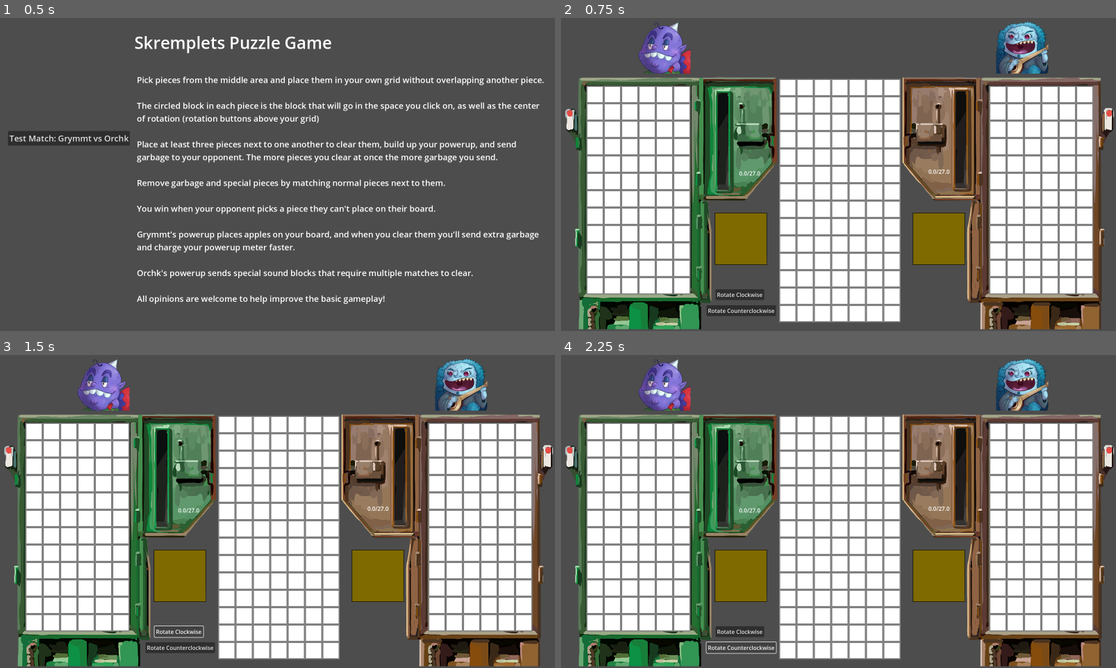
Above: before the commit, frames 1-4 (two rows, left to right).
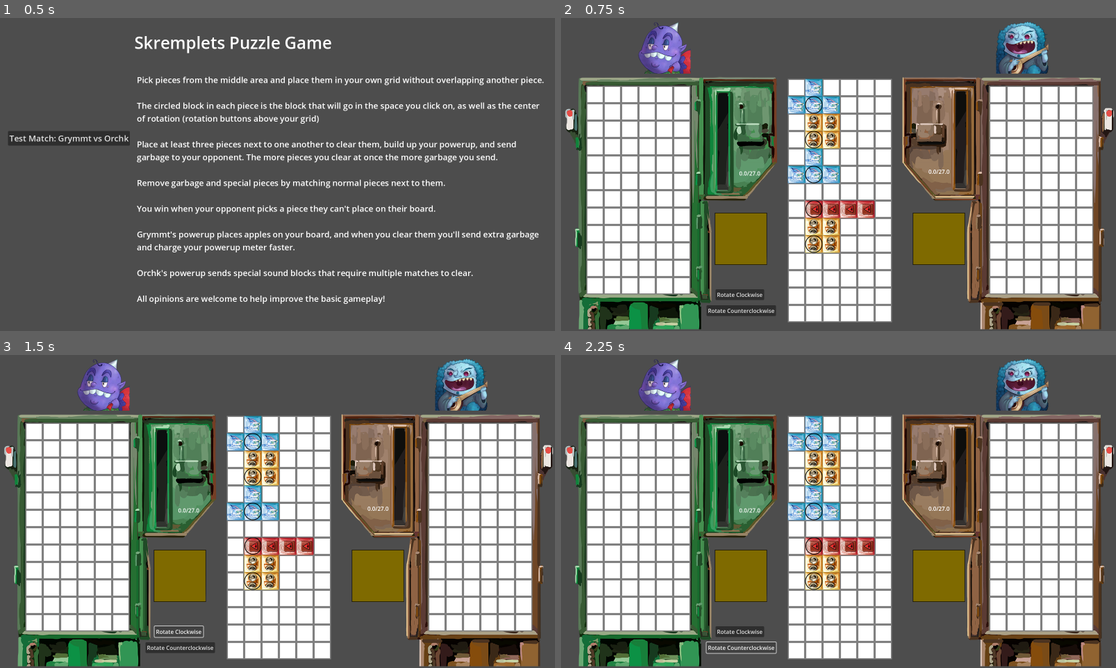
Above: after the commit, the same moments.

Repository: VincentBorchardt/Skremplets-Puzzle-Game-RPJ-2025
Game: Godot game, scene res://scenes/title_screen.tscn
The game is run twice, just before and just after one commit, with the same random seed, the same clock (stepped at 60 frames per second) and the same inputs.
Inputs:
- Up to frame 1 (0.5 s): no input
- Up to frame 2 (0.75 s): click "Test Match: Grymmt vs Orchk" at 0.5 s
- Up to frame 3 (1.5 s): click "Rotate Clockwise" at 1.25 s
- Up to frame 4 (2.25 s): click "Rotate Counterclockwise" at 2 s

Frame 1 is identical in both runs. In frame 2, 8.6% of the frame differs, in the area x 39-62%, y 19-98%; in frame 3, 8.6%; in frame 4, 8.6%.

Commit message:
new Neutral Grid (re)populates
This is just a naive translation of my old population code to get it working again, a full rebuild of the function is coming

Diff:
--- a/scenes/neutral_grid_vertical.tscn
+++ b/scenes/neutral_grid_vertical.tscn
@@ -5,6 +5,9 @@
 
 [node name="NeutralGridVertical" type="Node2D"]
 script = ExtResource("1_2lrjh")
+grid_x = 6
+grid_y = 14
+grid_owner = 2
 metadata/_custom_type_script = "uid://2hhfcg1ksay3"
 
 [node name="Background" type="Sprite2D" parent="."]
@@ -42,463 +45,393 @@
 space_owner = 2
 
 [node name="GridSpace7" parent="Spaces" instance=ExtResource("2_cdg8c")]
-position = Vector2(300, 0)
-location = Vector2i(6, 0)
-space_owner = 2
-
-[node name="GridSpace8" parent="Spaces" instance=ExtResource("2_cdg8c")]
 position = Vector2(0, 50)
 location = Vector2i(0, 1)
 space_owner = 2
 
-[node name="GridSpace9" parent="Spaces" instance=ExtResource("2_cdg8c")]
+[node name="GridSpace8" parent="Spaces" instance=ExtResource("2_cdg8c")]
 position = Vector2(50, 50)
 location = Vector2i(1, 1)
 space_owner = 2
 
-[node name="GridSpace10" parent="Spaces" instance=ExtResource("2_cdg8c")]
+[node name="GridSpace9" parent="Spaces" instance=ExtResource("2_cdg8c")]
 position = Vector2(100, 50)
 location = Vector2i(2, 1)
 space_owner = 2
 
-[node name="GridSpace11" parent="Spaces" instance=ExtResource("2_cdg8c")]
+[node name="GridSpace10" parent="Spaces" instance=ExtResource("2_cdg8c")]
 position = Vector2(150, 50)
 location = Vector2i(3, 1)
 space_owner = 2
 
-[node name="GridSpace12" parent="Spaces" instance=ExtResource("2_cdg8c")]
+[node name="GridSpace11" parent="Spaces" instance=ExtResource("2_cdg8c")]
 position = Vector2(200, 50)
 location = Vector2i(4, 1)
 space_owner = 2
 
-[node name="GridSpace13" parent="Spaces" instance=ExtResource("2_cdg8c")]
+[node name="GridSpace12" parent="Spaces" instance=ExtResource("2_cdg8c")]
 position = Vector2(250, 50)
 location = Vector2i(5, 1)
 space_owner = 2
 
-[node name="GridSpace14" parent="Spaces" instance=ExtResource("2_cdg8c")]
-position = Vector2(300, 50)
-location = Vector2i(6, 1)
-space_owner = 2
-
-[node name="GridSpace15" parent="Spaces" instance=ExtResource("2_cdg8c")]
+[node name="GridSpace13" parent="Spaces" instance=ExtResource("2_cdg8c")]
 position = Vector2(0, 100)
 location = Vector2i(0, 2)
 space_owner = 2
 
-[node name="GridSpace16" parent="Spaces" instance=ExtResource("2_cdg8c")]
+[node name="GridSpace14" parent="Spaces" instance=ExtResource("2_cdg8c")]
 position = Vector2(50, 100)
 location = Vector2i(1, 2)
 space_owner = 2
 
-[node name="GridSpace17" parent="Spaces" instance=ExtResource("2_cdg8c")]
+[node name="GridSpace15" parent="Spaces" instance=ExtResource("2_cdg8c")]
 position = Vector2(100, 100)
 location = Vector2i(2, 2)
 space_owner = 2
 
-[node name="GridSpace18" parent="Spaces" instance=ExtResource("2_cdg8c")]
+[node name="GridSpace16" parent="Spaces" instance=ExtResource("2_cdg8c")]
 position = Vector2(150, 100)
 location = Vector2i(3, 2)
 space_owner = 2
 
-[node name="GridSpace19" parent="Spaces" instance=ExtResource("2_cdg8c")]
+[node name="GridSpace17" parent="Spaces" instance=ExtResource("2_cdg8c")]
 position = Vector2(200, 100)
 location = Vector2i(4, 2)
 space_owner = 2
 
-[node name="GridSpace20" parent="Spaces" instance=ExtResource("2_cdg8c")]
+[node name="GridSpace18" parent="Spaces" instance=ExtResource("2_cdg8c")]
 position = Vector2(250, 100)
 location = Vector2i(5, 2)
 space_owner = 2
 
-[node name="GridSpace21" parent="Spaces" instance=ExtResource("2_cdg8c")]
-position = Vector2(300, 100)
-location = Vector2i(6, 2)
-space_owner = 2
-
-[node name="GridSpace22" parent="Spaces" instance=ExtResource("2_cdg8c")]
+[node name="GridSpace19" parent="Spaces" instance=ExtResource("2_cdg8c")]
 position = Vector2(0, 150)
 location = Vector2i(0, 3)
 space_owner = 2
 
-[node name="GridSpace23" parent="Spaces" instance=ExtResource("2_cdg8c")]
+[node name="GridSpace20" parent="Spaces" instance=ExtResource("2_cdg8c")]
 position = Vector2(50, 150)
 location = Vector2i(1, 3)
 space_owner = 2
 
-[node name="GridSpace24" parent="Spaces" instance=ExtResource("2_cdg8c")]
+[node name="GridSpace21" parent="Spaces" instance=ExtResource("2_cdg8c")]
 position = Vector2(100, 150)
 location = Vector2i(2, 3)
 space_owner = 2
 
-[node name="GridSpace25" parent="Spaces" instance=ExtResource("2_cdg8c")]
+[node name="GridSpace22" parent="Spaces" instance=ExtResource("2_cdg8c")]
 position = Vector2(150, 150)
 location = Vector2i(3, 3)
 space_owner = 2
 
-[node name="GridSpace26" parent="Spaces" instance=ExtResource("2_cdg8c")]
+[node name="GridSpace23" parent="Spaces" instance=ExtResource("2_cdg8c")]
 position = Vector2(200, 150)
 location = Vector2i(4, 3)
 space_owner = 2
 
-[node name="GridSpace27" parent="Spaces" instance=ExtResource("2_cdg8c")]
+[node name="GridSpace24" parent="Spaces" instance=ExtResource("2_cdg8c")]
 position = Vector2(250, 150)
 location = Vector2i(5, 3)
 space_owner = 2
 
-[node name="GridSpace28" parent="Spaces" instance=ExtResource("2_cdg8c")]
-position = Vector2(300, 150)
-location = Vector2i(6, 3)
-space_owner = 2
-
-[node name="GridSpace29" parent="Spaces" instance=ExtResource("2_cdg8c")]
+[node name="GridSpace25" parent="Spaces" instance=ExtResource("2_cdg8c")]
 position = Vector2(0, 200)
 location = Vector2i(0, 4)
 space_owner = 2
 
-[node name="GridSpace30" parent="Spaces" instance=ExtResource("2_cdg8c")]
+[node name="GridSpace26" parent="Spaces" instance=ExtResource("2_cdg8c")]
 position = Vector2(50, 200)
 location = Vector2i(1, 4)
 space_owner = 2
 
-[node name="GridSpace31" parent="Spaces" instance=ExtResource("2_cdg8c")]
+[node name="GridSpace27" parent="Spaces" instance=ExtResource("2_cdg8c")]
 position = Vector2(100, 200)
 location = Vector2i(2, 4)
 space_owner = 2
 
-[node name="GridSpace32" parent="Spaces" instance=ExtResource("2_cdg8c")]
+[node name="GridSpace28" parent="Spaces" instance=ExtResource("2_cdg8c")]
 position = Vector2(150, 200)
 location = Vector2i(3, 4)
 space_owner = 2
 
-[node name="GridSpace33" parent="Spaces" instance=ExtResource("2_cdg8c")]
+[node name="GridSpace29" parent="Spaces" instance=ExtResource("2_cdg8c")]
 position = Vector2(200, 200)
 location = Vector2i(4, 4)
 space_owner = 2
 
-[node name="GridSpace34" parent="Spaces" instance=ExtResource("2_cdg8c")]
+[node name="GridSpace30" parent="Spaces" instance=ExtResource("2_cdg8c")]
 position = Vector2(250, 200)
 location = Vector2i(5, 4)
 space_owner = 2
 
-[node name="GridSpace35" parent="Spaces" instance=ExtResource("2_cdg8c")]
-position = Vector2(300, 200)
-location = Vector2i(6, 4)
-space_owner = 2
-
-[node name="GridSpace36" parent="Spaces" instance=ExtResource("2_cdg8c")]
+[node name="GridSpace31" parent="Spaces" instance=ExtResource("2_cdg8c")]
 position = Vector2(0, 250)
 location = Vector2i(0, 5)
 space_owner = 2
 
-[node name="GridSpace37" parent="Spaces" instance=ExtResource("2_cdg8c")]
+[node name="GridSpace32" parent="Spaces" instance=ExtResource("2_cdg8c")]
 position = Vector2(50, 250)
 location = Vector2i(1, 5)
 space_owner = 2
 
-[node name="GridSpace38" parent="Spaces" instance=ExtResource("2_cdg8c")]
+[node name="GridSpace33" parent="Spaces" instance=ExtResource("2_cdg8c")]
 position = Vector2(100, 250)
 location = Vector2i(2, 5)
 space_owner = 2
 
-[node name="GridSpace39" parent="Spaces" instance=ExtResource("2_cdg8c")]
+[node name="GridSpace34" parent="Spaces" instance=ExtResource("2_cdg8c")]
 position = Vector2(150, 250)
 location = Vector2i(3, 5)
 space_owner = 2
 
-[node name="GridSpace40" parent="Spaces" instance=ExtResource("2_cdg8c")]
+[node name="GridSpace35" parent="Spaces" instance=ExtResource("2_cdg8c")]
 position = Vector2(200, 250)
 location = Vector2i(4, 5)
 space_owner = 2
 
-[node name="GridSpace41" parent="Spaces" instance=ExtResource("2_cdg8c")]
+[node name="GridSpace36" parent="Spaces" instance=ExtResource("2_cdg8c")]
 position = Vector2(250, 250)
 location = Vector2i(5, 5)
 space_owner = 2
 
-[node name="GridSpace42" parent="Spaces" instance=ExtResource("2_cdg8c")]
-position = Vector2(300, 250)
-location = Vector2i(6, 5)
-space_owner = 2
-
-[node name="GridSpace43" parent="Spaces" instance=ExtResource("2_cdg8c")]
+[node name="GridSpace37" parent="Spaces" instance=ExtResource("2_cdg8c")]
 position = Vector2(0, 300)
 location = Vector2i(0, 6)
 space_owner = 2
 
-[node name="GridSpace44" parent="Spaces" instance=ExtResource("2_cdg8c")]
+[node name="GridSpace38" parent="Spaces" instance=ExtResource("2_cdg8c")]
 position = Vector2(50, 300)
 location = Vector2i(1, 6)
 space_owner = 2
 
-[node name="GridSpace45" parent="Spaces" instance=ExtResource("2_cdg8c")]
+[node name="GridSpace39" parent="Spaces" instance=ExtResource("2_cdg8c")]
 position = Vector2(100, 300)
 location = Vector2i(2, 6)
 space_owner = 2
 
-[node name="GridSpace46" parent="Spaces" instance=ExtResource("2_cdg8c")]
+[node name="GridSpace40" parent="Spaces" instance=ExtResource("2_cdg8c")]
 position = Vector2(150, 300)
 location = Vector2i(3, 6)
 space_owner = 2
 
-[node name="GridSpace47" parent="Spaces" instance=ExtResource("2_cdg8c")]
+[node name="GridSpace41" parent="Spaces" instance=ExtResource("2_cdg8c")]
 position = Vector2(200, 300)
 location = Vector2i(4, 6)
 space_owner = 2
 
-[node name="GridSpace48" parent="Spaces" instance=ExtResource("2_cdg8c")]
+[node name="GridSpace42" parent="Spaces" instance=ExtResource("2_cdg8c")]
 position = Vector2(250, 300)
 location = Vector2i(5, 6)
 space_owner = 2
 
-[node name="GridSpace49" parent="Spaces" instance=ExtResource("2_cdg8c")]
-position = Vector2(300, 300)
-location = Vector2i(6, 6)
-space_owner = 2
-
-[node name="GridSpace50" parent="Spaces" instance=ExtResource("2_cdg8c")]
+[node name="GridSpace43" parent="Spaces" instance=ExtResource("2_cdg8c")]
 position = Vector2(0, 350)
 location = Vector2i(0, 7)
 space_owner = 2
 
-[node name="GridSpace51" parent="Spaces" instance=ExtResource("2_cdg8c")]
+[node name="GridSpace44" parent="Spaces" instance=ExtResource("2_cdg8c")]
 position = Vector2(50, 350)
 location = Vector2i(1, 7)
 space_owner = 2
 
-[node name="GridSpace52" parent="Spaces" instance=ExtResource("2_cdg8c")]
+[node name="GridSpace45" parent="Spaces" instance=ExtResource("2_cdg8c")]
 position = Vector2(100, 350)
 location = Vector2i(2, 7)
 space_owner = 2
 
-[node name="GridSpace53" parent="Spaces" instance=ExtResource("2_cdg8c")]
+[node name="GridSpace46" parent="Spaces" instance=ExtResource("2_cdg8c")]
 position = Vector2(150, 350)
 location = Vector2i(3, 7)
 space_owner = 2
 
-[node name="GridSpace54" parent="Spaces" instance=ExtResource("2_cdg8c")]
+[node name="GridSpace47" parent="Spaces" instance=ExtResource("2_cdg8c")]
 position = Vector2(200, 350)
 location = Vector2i(4, 7)
 space_owner = 2
 
-[node name="GridSpace55" parent="Spaces" instance=ExtResource("2_cdg8c")]
+[node name="GridSpace48" parent="Spaces" instance=ExtResource("2_cdg8c")]
 position = Vector2(250, 350)
 location = Vector2i(5, 7)
 space_owner = 2
 
-[node name="GridSpace56" parent="Spaces" instance=ExtResource("2_cdg8c")]
-position = Vector2(300, 350)
-location = Vector2i(6, 7)
-space_owner = 2
-
-[node name="GridSpace57" parent="Spaces" instance=ExtResource("2_cdg8c")]
+[node name="GridSpace49" parent="Spaces" instance=ExtResource("2_cdg8c")]
 position = Vector2(0, 400)
 location = Vector2i(0, 8)
 space_owner = 2
 
-[node name="GridSpace58" parent="Spaces" instance=ExtResource("2_cdg8c")]
+[node name="GridSpace50" parent="Spaces" instance=ExtResource("2_cdg8c")]
 position = Vector2(50, 400)
 location = Vector2i(1, 8)
 space_owner = 2
 
-[node name="GridSpace59" parent="Spaces" instance=ExtResource("2_cdg8c")]
+[node name="GridSpace51" parent="Spaces" instance=ExtResource("2_cdg8c")]
 position = Vector2(100, 400)
 location = Vector2i(2, 8)
 space_owner = 2
 
-[node name="GridSpace60" parent="Spaces" instance=ExtResource("2_cdg8c")]
+[node name="GridSpace52" parent="Spaces" instance=ExtResource("2_cdg8c")]
 position = Vector2(150, 400)
 location = Vector2i(3, 8)
 space_owner = 2
 
-[node name="GridSpace61" parent="Spaces" instance=ExtResource("2_cdg8c")]
+[node name="GridSpace53" parent="Spaces" instance=ExtResource("2_cdg8c")]
 position = Vector2(200, 400)
 location = Vector2i(4, 8)
 space_owner = 2
 
-[node name="GridSpace62" parent="Spaces" instance=ExtResource("2_cdg8c")]
+[node name="GridSpace54" parent="Spaces" instance=ExtResource("2_cdg8c")]
 position = Vector2(250, 400)
 location = Vector2i(5, 8)
 space_owner = 2
 
-[node name="GridSpace63" parent="Spaces" instance=ExtResource("2_cdg8c")]
-position = Vector2(300, 400)
-location = Vector2i(6, 8)
-space_owner = 2
-
-[node name="GridSpace64" parent="Spaces" instance=ExtResource("2_cdg8c")]
+[node name="GridSpace55" parent="Spaces" instance=ExtResource("2_cdg8c")]
 position = Vector2(0, 450)
 location = Vector2i(0, 9)
 space_owner = 2
 
-[node name="GridSpace65" parent="Spaces" instance=ExtResource("2_cdg8c")]
+[node name="GridSpace56" parent="Spaces" instance=ExtResource("2_cdg8c")]
 position = Vector2(50, 450)
 location = Vector2i(1, 9)
 space_owner = 2
 
-[node name="GridSpace66" parent="Spaces" instance=ExtResource("2_cdg8c")]
+[node name="GridSpace57" parent="Spaces" instance=ExtResource("2_cdg8c")]
 position = Vector2(100, 450)
 location = Vector2i(2, 9)
 space_owner = 2
 
-[node name="GridSpace67" parent="Spaces" instance=ExtResource("2_cdg8c")]
+[node name="GridSpace58" parent="Spaces" instance=ExtResource("2_cdg8c")]
 position = Vector2(150, 450)
 location = Vector2i(3, 9)
 space_owner = 2
 
-[node name="GridSpace68" parent="Spaces" instance=ExtResource("2_cdg8c")]
+[node name="GridSpace59" parent="Spaces" instance=ExtResource("2_cdg8c")]
 position = Vector2(200, 450)
 location = Vector2i(4, 9)
 space_owner = 2
 
-[node name="GridSpace69" parent="Spaces" instance=ExtResource("2_cdg8c")]
+[node name="GridSpace60" parent="Spaces" instance=ExtResource("2_cdg8c")]
 position = Vector2(250, 450)
 location = Vector2i(5, 9)
 space_owner = 2
 
-[node name="GridSpace70" parent="Spaces" instance=ExtResource("2_cdg8c")]
-position = Vector2(300, 450)
-location = Vector2i(6, 9)
-space_owner = 2
-
-[node name="GridSpace71" parent="Spaces" instance=ExtResource("2_cdg8c")]
+[node name="GridSpace61" parent="Spaces" instance=ExtResource("2_cdg8c")]
 position = Vector2(0, 500)
 location = Vector2i(0, 10)
 space_owner = 2
 
-[node name="GridSpace72" parent="Spaces" instance=ExtResource("2_cdg8c")]
+[node name="GridSpace62" parent="Spaces" instance=ExtResource("2_cdg8c")]
 position = Vector2(50, 500)
 location = Vector2i(1, 10)
 space_owner = 2
 
-[node name="GridSpace73" parent="Spaces" instance=ExtResource("2_cdg8c")]
+[node name="GridSpace63" parent="Spaces" instance=ExtResource("2_cdg8c")]
 position = Vector2(100, 500)
 location = Vector2i(2, 10)
 space_owner = 2
 
-[node name="GridSpace74" parent="Spaces" instance=ExtResource("2_cdg8c")]
+[node name="GridSpace64" parent="Spaces" instance=ExtResource("2_cdg8c")]
 position = Vector2(150, 500)
 location = Vector2i(3, 10)
 space_owner = 2
 
-[node name="GridSpace75" parent="Spaces" instance=ExtResource("2_cdg8c")]
+[node name="GridSpace65" parent="Spaces" instance=ExtResource("2_cdg8c")]
 position = Vector2(200, 500)
 location = Vector2i(4, 10)
 space_owner = 2
 
-[node name="GridSpace76" parent="Spaces" instance=ExtResource("2_cdg8c")]
+[node name="GridSpace66" parent="Spaces" instance=ExtResource("2_cdg8c")]
 position = Vector2(250, 500)
 location = Vector2i(5, 10)
 space_owner = 2
 
-[node name="GridSpace77" parent="Spaces" instance=ExtResource("2_cdg8c")]
-position = Vector2(300, 500)
-location = Vector2i(6, 10)
-space_owner = 2
-
-[node name="GridSpace78" parent="Spaces" instance=ExtResource("2_cdg8c")]
+[node name="GridSpace67" parent="Spaces" instance=ExtResource("2_cdg8c")]
 position = Vector2(0, 550)
 location = Vector2i(0, 11)
 space_owner = 2
 
-[node name="GridSpace79" parent="Spaces" instance=ExtResource("2_cdg8c")]
+[node name="GridSpace68" parent="Spaces" instance=ExtResource("2_cdg8c")]
 position = Vector2(50, 550)
 location = Vector2i(1, 11)
 space_owner = 2
 
-[node name="GridSpace80" parent="Spaces" instance=ExtResource("2_cdg8c")]
+[node name="GridSpace69" parent="Spaces" instance=ExtResource("2_cdg8c")]
 position = Vector2(100, 550)
 location = Vector2i(2, 11)
 space_owner = 2
 
-[node name="GridSpace81" parent="Spaces" instance=ExtResource("2_cdg8c")]
+[node name="GridSpace70" parent="Spaces" instance=ExtResource("2_cdg8c")]
 position = Vector2(150, 550)
 location = Vector2i(3, 11)
 space_owner = 2
 
-[node name="GridSpace82" parent="Spaces" instance=ExtResource("2_cdg8c")]
+[node name="GridSpace71" parent="Spaces" instance=ExtResource("2_cdg8c")]
 position = Vector2(200, 550)
 location = Vector2i(4, 11)
 space_owner = 2
 
-[node name="GridSpace83" parent="Spaces" instance=ExtResource("2_cdg8c")]
+[node name="GridSpace72" parent="Spaces" instance=ExtResource("2_cdg8c")]
 position = Vector2(250, 550)
 location = Vector2i(5, 11)
 space_owner = 2
 
-[node name="GridSpace84" parent="Spaces" instance=ExtResource("2_cdg8c")]
-position = Vector2(300, 550)
-location = Vector2i(6, 11)
-space_owner = 2
-
-[node name="GridSpace85" parent="Spaces" instance=ExtResource("2_cdg8c")]
+[node name="GridSpace73" parent="Spaces" instance=ExtResource("2_cdg8c")]
 position = Vector2(0, 600)
 location = Vector2i(0, 12)
 space_owner = 2
 
-[node name="GridSpace86" parent="Spaces" instance=ExtResource("2_cdg8c")]
+[node name="GridSpace74" parent="Spaces" instance=ExtResource("2_cdg8c")]
 position = Vector2(50, 600)
 location = Vector2i(1, 12)
 space_owner = 2
 
-[node name="GridSpace87" parent="Spaces" instance=ExtResource("2_cdg8c")]
+[node name="GridSpace75" parent="Spaces" instance=ExtResource("2_cdg8c")]
 position = Vector2(100, 600)
 location = Vector2i(2, 12)
 space_owner = 2
 
-[node name="GridSpace88" parent="Spaces" instance=ExtResource("2_cdg8c")]
+[node name="GridSpace76" parent="Spaces" instance=ExtResource("2_cdg8c")]
 position = Vector2(150, 600)
 location = Vector2i(3, 12)
 space_owner = 2
 
-[node name="GridSpace89" parent="Spaces" instance=ExtResource("2_cdg8c")]
+[node name="GridSpace77" parent="Spaces" instance=ExtResource("2_cdg8c")]
 position = Vector2(200, 600)
 location = Vector2i(4, 12)
 space_owner = 2
 
-[node name="GridSpace90" parent="Spaces" instance=ExtResource("2_cdg8c")]
+[node name="GridSpace78" parent="Spaces" instance=ExtResource("2_cdg8c")]
 position = Vector2(250, 600)
 location = Vector2i(5, 12)
 space_owner = 2
 
-[node name="GridSpace91" parent="Spaces" instance=ExtResource("2_cdg8c")]
-position = Vector2(300, 600)
-location = Vector2i(6, 12)
-space_owner = 2
-
-[node name="GridSpace92" parent="Spaces" instance=ExtResource("2_cdg8c")]
+[node name="GridSpace79" parent="Spaces" instance=ExtResource("2_cdg8c")]
 position = Vector2(0, 650)
 location = Vector2i(0, 13)
 space_owner = 2
 
-[node name="GridSpace93" parent="Spaces" instance=ExtResource("2_cdg8c")]
+[node name="GridSpace80" parent="Spaces" instance=ExtResource("2_cdg8c")]
 position = Vector2(50, 650)
 location = Vector2i(1, 13)
 space_owner = 2
 
-[node name="GridSpace94" parent="Spaces" instance=ExtResource("2_cdg8c")]
+[node name="GridSpace81" parent="Spaces" instance=ExtResource("2_cdg8c")]
 position = Vector2(100, 650)
 location = Vector2i(2, 13)
 space_owner = 2
 
-[node name="GridSpace95" parent="Spaces" instance=ExtResource("2_cdg8c")]
+[node name="GridSpace82" parent="Spaces" instance=ExtResource("2_cdg8c")]
 position = Vector2(150, 650)
 location = Vector2i(3, 13)
 space_owner = 2
 
-[node name="GridSpace96" parent="Spaces" instance=ExtResource("2_cdg8c")]
+[node name="GridSpace83" parent="Spaces" instance=ExtResource("2_cdg8c")]
 position = Vector2(200, 650)
 location = Vector2i(4, 13)
 space_owner = 2
 
-[node name="GridSpace97" parent="Spaces" instance=ExtResource("2_cdg8c")]
+[node name="GridSpace84" parent="Spaces" instance=ExtResource("2_cdg8c")]
 position = Vector2(250, 650)
 location = Vector2i(5, 13)
-space_owner = 2
-
-[node name="GridSpace98" parent="Spaces" instance=ExtResource("2_cdg8c")]
-position = Vector2(300, 650)
-location = Vector2i(6, 13)
 space_owner = 2
 
 [connection signal="clicked_on_space" from="Spaces/GridSpace" to="." method="_on_grid_space_clicked_on_space"]
@@ -585,17 +518,3 @@
 [connection signal="clicked_on_space" from="Spaces/GridSpace82" to="." method="_on_grid_space_clicked_on_space"]
 [connection signal="clicked_on_space" from="Spaces/GridSpace83" to="." method="_on_grid_space_clicked_on_space"]
 [connection signal="clicked_on_space" from="Spaces/GridSpace84" to="." method="_on_grid_space_clicked_on_space"]
-[connection signal="clicked_on_space" from="Spaces/GridSpace85" to="." method="_on_grid_space_clicked_on_space"]
-[connection signal="clicked_on_space" from="Spaces/GridSpace86" to="." method="_on_grid_space_clicked_on_space"]
-[connection signal="clicked_on_space" from="Spaces/GridSpace87" to="." method="_on_grid_space_clicked_on_space"]
-[connection signal="clicked_on_space" from="Spaces/GridSpace88" to="." method="_on_grid_space_clicked_on_space"]
-[connection signal="clicked_on_space" from="Spaces/GridSpace89" to="." method="_on_grid_space_clicked_on_space"]
-[connection signal="clicked_on_space" from="Spaces/GridSpace90" to="." method="_on_grid_space_clicked_on_space"]
-[connection signal="clicked_on_space" from="Spaces/GridSpace91" to="." method="_on_grid_space_clicked_on_space"]
-[connection signal="clicked_on_space" from="Spaces/GridSpace92" to="." method="_on_grid_space_clicked_on_space"]
-[connection signal="clicked_on_space" from="Spaces/GridSpace93" to="." method="_on_grid_space_clicked_on_space"]
-[connection signal="clicked_on_space" from="Spaces/GridSpace94" to="." method="_on_grid_space_clicked_on_space"]
-[connection signal="clicked_on_space" from="Spaces/GridSpace95" to="." method="_on_grid_space_clicked_on_space"]
-[connection signal="clicked_on_space" from="Spaces/GridSpace96" to="." method="_on_grid_space_clicked_on_space"]
-[connection signal="clicked_on_space" from="Spaces/GridSpace97" to="." method="_on_grid_space_clicked_on_space"]
-[connection signal="clicked_on_space" from="Spaces/GridSpace98" to="." method="_on_grid_space_clicked_on_space"]
--- a/scenes/play_scene_test.tscn
+++ b/scenes/play_scene_test.tscn
@@ -1,7 +1,6 @@
-[gd_scene load_steps=12 format=3 uid="uid://bgdtshogglm73"]
+[gd_scene load_steps=11 format=3 uid="uid://bgdtshogglm73"]
 
 [ext_resource type="Script" uid="uid://c11y2smjvgn31" path="res://scripts/play_scene.gd" id="1_qlfe2"]
-[ext_resource type="PackedScene" uid="uid://b2w6sitg20dna" path="res://scenes/neutral_grid.tscn" id="2_ehd68"]
 [ext_resource type="PackedScene" uid="uid://ccanpro3dipby" path="res://scenes/piece_box.tscn" id="2_lixwp"]
 [ext_resource type="PackedScene" uid="uid://3lepfkvo1yvi" path="res://scenes/player_1_grid.tscn" id="2_rq1sk"]
 [ext_resource type="Resource" uid="uid://b4reyngalkwyh" path="res://resources/characters/grymmt_dundle.tres" id="3_oco0s"]
@@ -27,12 +26,8 @@
 position = Vector2(1260, 220)
 character = ExtResource("5_rq1sk")
 
-[node name="NeutralGrid" parent="." instance=ExtResource("2_ehd68")]
-visible = false
-position = Vector2(525, 600)
-
-[node name="NeutralGridVertical" parent="." instance=ExtResource("7_ff7gh")]
-position = Vector2(655, 200)
+[node name="NeutralGrid" parent="." instance=ExtResource("7_ff7gh")]
+position = Vector2(680, 200)
 
 [node name="PieceBoxTest" parent="." instance=ExtResource("2_lixwp")]
 visible = false
--- a/scripts/grid.gd
+++ b/scripts/grid.gd
@@ -19,6 +19,8 @@
 
 func _ready() -> void:
 	spaces_list = $Spaces.get_children()
+	print(grid_owner)
+	print(spaces_list.size())
 	for space in spaces_list:
 		space.space_owner = grid_owner
 	if background_image:
--- a/scripts/neutral_grid.gd
+++ b/scripts/neutral_grid.gd
@@ -37,7 +37,8 @@
 	for i in range(5):
 		var index = randi() % 3
 		var piece = load(piece_storage[index]).duplicate()
-		var location = Vector2i(((2 * i) + 1), 1)
+		piece.rotate(-TAU/4)
+		var location = Vector2i(1, ((2 * i) + 1))
 		# TODO This doesn't check if the space is legal, it shouldn't in this hack but likely will eventually
 		place_piece(piece, location)
 	#print(piece_list)
@@ -45,6 +46,7 @@
 func repopulate_neutral_grid(location):
 	var index = randi() % 3
 	var piece = load(piece_storage[index]).duplicate()
+	piece.rotate(-TAU/4)
 	place_piece(piece, location)
 
 func _on_repopulate_timer_timeout_with_root(new_root: Variant) -> void:
--- a/scripts/piece_list.gd
+++ b/scripts/piece_list.gd
@@ -23,7 +23,7 @@
 	for piece in list:
 		print(location)
 		print(piece)
-		print(list[piece])
+		#print(list[piece])
 		if list[piece].has(location):
 			return piece
 	return null
